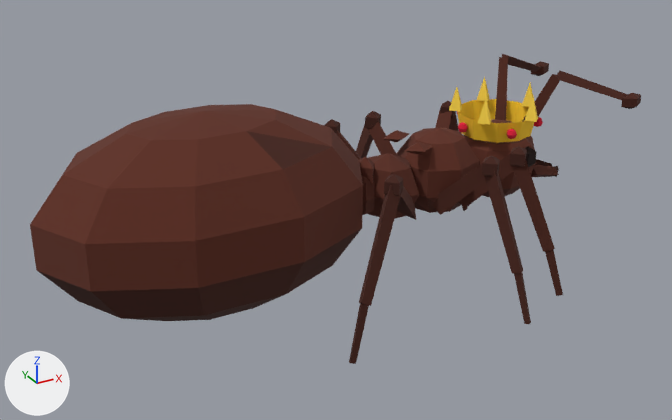
Before and after pictures for a commit that changed the glTF model game/assets/models/ants-queen.glb.
Rendered twice from a 50 mm camera at (-13.07, -20.11, 9.93) aimed at (-1.98, 0.06, -0.15). The lights are fixed; the arrows at lower left show +X, +Y and +Z. The older version comes first. Where no turn or scale is listed for an object, it has been applied to the vertices. Vertices at exactly the same position are counted once.

Script lines for the objects in view, before the commit:
```python
me_mesh_0 = bpy.data.meshes.new('Mesh_0')
me_mesh_0.from_pydata(...)  # 559 vertices, 852 faces; spans x -9.9..6.8, y -3.8..3.8, z -2.8..3.2
me_mesh_0.materials.append(mat_material_0)
me_mesh_1 = bpy.data.meshes.new('Mesh_1')
me_mesh_1.from_pydata(...)  # 150 vertices, 240 faces; spans x 1.87..4.59, y -1.33..1.33, z 1.26..2.56
me_mesh_1.materials.append(mat_material_1)
ob_mesh_0 = bpy.data.objects.new('Mesh_0', me_mesh_0)
ob_mesh_0.location = (0.0, 0.0, 0.0)
ob_mesh_1 = bpy.data.objects.new('Mesh_1', me_mesh_1)
ob_mesh_1.location = (0.0, 0.0, 0.0)
```
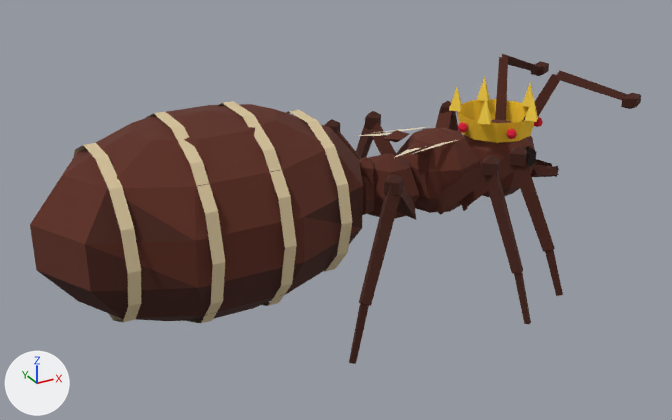
What changed in the scene script:
```text
Change me_mesh_1:
    used by ob_mesh_1; location = (0.0, 0.0, 0.0)
    verts and faces of me_mesh_1; kept vertices keep their numbers, new ones are numbered from 150
    remove me_mesh_1.from_pydata(...)  # 150 vertices, 240 faces; spans x 1.87..4.59, y -1.33..1.33, z 1.26..2.56
    add me_mesh_1.from_pydata(...)  # 274 vertices, 356 faces; spans x -8.39..4.59, y -2.78..2.78, z -1.92..3.12
    me_mesh_1 part 1: a new loose piece of 28 vertices spanning x -8.39..-8.09, y -2.28..2.28, z -1.47..2.67, in mat_material_1
    me_mesh_1 part 2: a new loose piece of 28 vertices spanning x -6.63..-6.33, y -2.78..2.78, z -1.92..3.12, in mat_material_1
    me_mesh_1 part 3: a new loose piece of 28 vertices spanning x -4.87..-4.57, y -2.78..2.78, z -1.92..3.12, in mat_material_1
    me_mesh_1 part 4: a new loose piece of 28 vertices spanning x -3.11..-2.81, y -2.28..2.28, z -1.47..2.67, in mat_material_1
    me_mesh_1 part 5
    add verts[150] = (0.75, 0.66, 1.49)  # pixel (410, 130)
    add verts[151] = (-0.25, 0.66, 1.49)  # pixel (380, 135)
    add verts[152] = (0.75, -0.66, 1.49)  # pixel (437, 143)
    add verts[153] = (-0.25, -0.66, 1.49)  # pixel (406, 150)
    add for new, old in zip([*range(154, 158)], [*range(150, 154)]): verts[new] = verts[old] + (0.7, 0.0, 0.0)
    add verts[158] = (-0.4, 1.01, 1.49)  # pixel (369, 132)
    add verts[159] = (-0.9, 1.01, 1.49)
    add verts[160] = (-0.4, -1.01, 1.49)  # pixel (408, 155)
    add verts[161] = (-0.9, -1.01, 1.49)  # pixel (392, 158)
    add faces += [(150, 158, 154), (151, 159, 155), (152, 160, 156), (153, 161, 157)]
```

Where the change shows, as pixel boxes (x1, y1, x2, y2) in the pictures (672 x 420 px):
'Mesh_1', reshaped (395% wider, 266% taller)
    before: (449, 76, 543, 143)
    after: (74, 76, 543, 324)
part 1 of me_mesh_1, added (beige)
    after: (74, 143, 141, 322)
part 2 of me_mesh_1, added (beige)
    after: (144, 112, 225, 324)
part 3 of me_mesh_1, added (beige)
    after: (219, 101, 297, 306)
part 4 of me_mesh_1, added (beige)
    after: (286, 110, 352, 271)
part 5 of me_mesh_1, added
    after: (357, 126, 457, 158)
